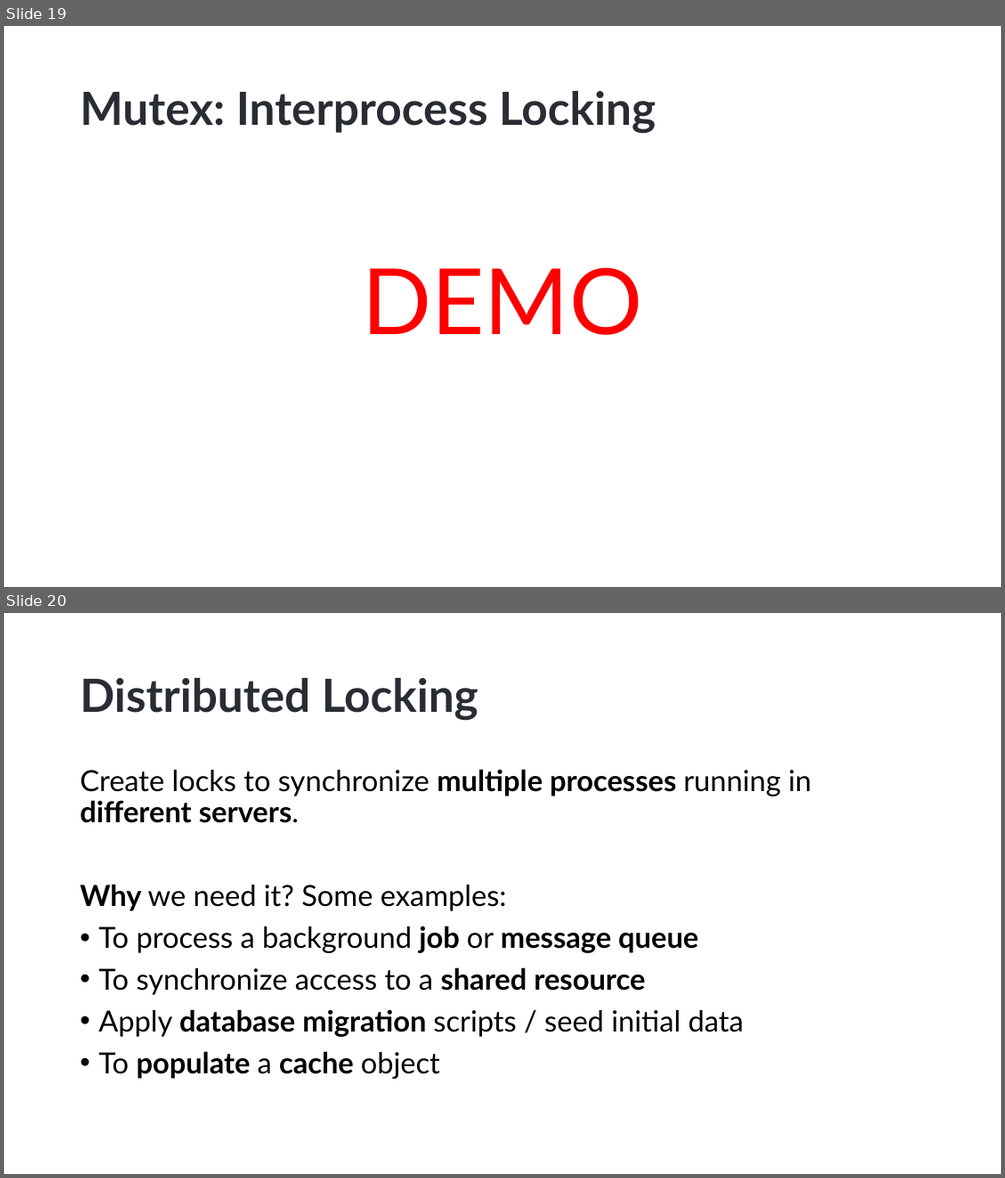
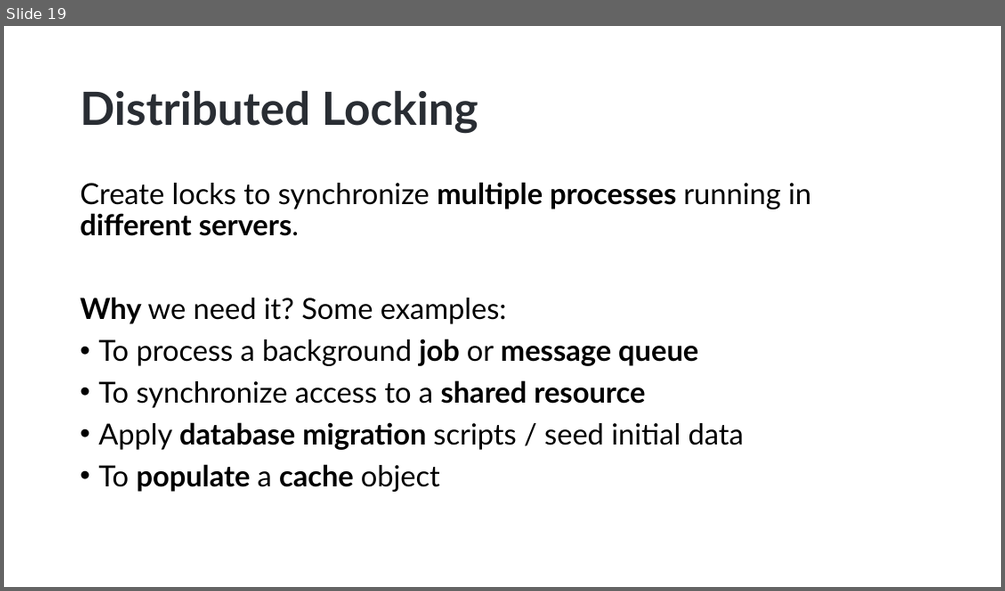
Before and after one commit to hikalkan/presentations, a slide deck: 2023-06-01 Dealing with Concurrency - Multi-Threading in Dotnet/Dotnet-Multi-Threading.pptx. Shown one above the other, each under a label of ours: slides 19 and 20 before the commit, slide 19 after it. The pictures are 1005x1178 and 1005x591 pixels, drawn with LibreOffice and Linux fonts; fonts in the diff are those of the drawing; background and template pictures are left out. Boxes give left, top, right and bottom in pixels: in the first picture for what was removed or moved away, otherwise in the second. Text is boxed around its words. In the diff, an @@ line names an element or a change of style, - is before the commit and + after.

```diff
--- a/2023-06-01 Dealing with Concurrency - Multi-Threading in Dotnet/Dotnet-Multi-Threading.pptx
+++ b/2023-06-01 Dealing with Concurrency - Multi-Threading in Dotnet/Dotnet-Multi-Threading.pptx
@@ slide 19 removed at (x1=4, y1=26, x2=1001, y2=587), background picture (left out) @@
@@ title removed at (x1=80, y1=91, x2=655, y2=133) @@
-Mutex: Interprocess Locking
@@ text removed at (x1=363, y1=267, x2=643, y2=335) @@
-DEMO
@@ what was slide 20 is now slide 19 @@
```
Also in this commit, not shown: 1 slide changed.
